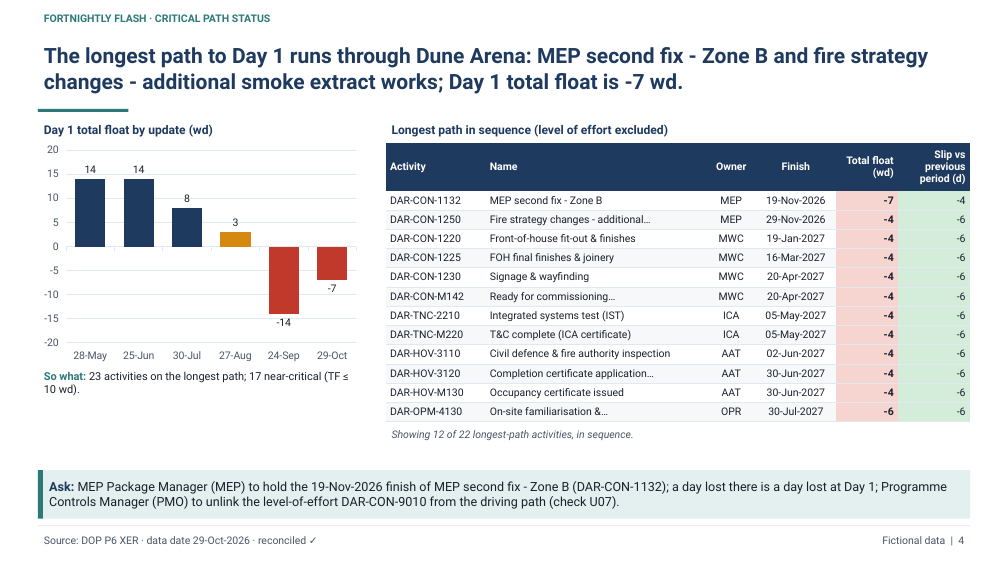
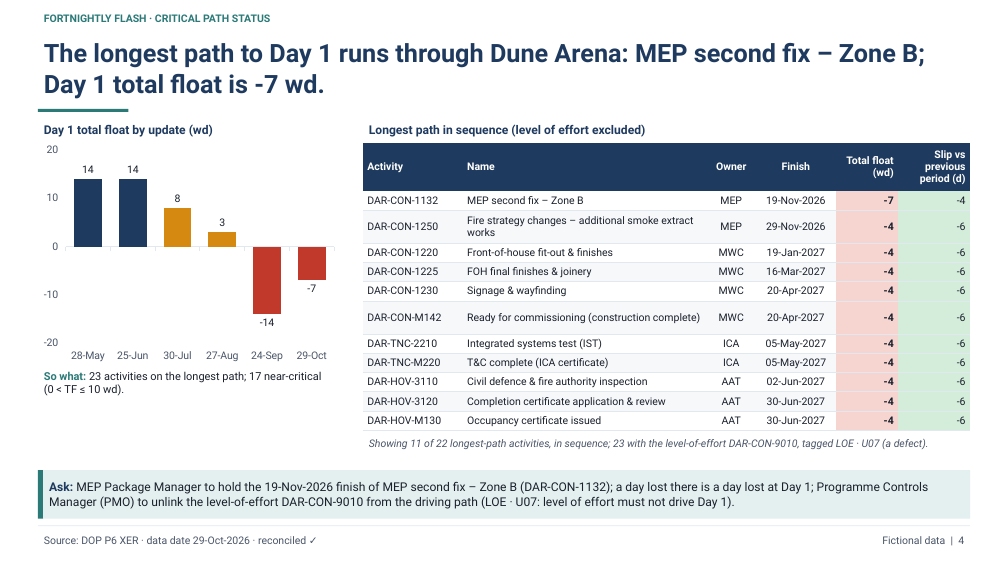
Before and after one commit to schedule-intelligence/destination-opening-programme, a slide deck: slide 4 of docs/downloads/DOP_fortnightly_flash_2026-10-29.pptx. Drawn at 1008x567 pixels with LibreOffice and Linux fonts; fonts in the diff are those of the drawing. Boxes give left, top, right and bottom in pixels: in the first picture for what was removed or moved away, otherwise in the second. Text is boxed around its words. In the diff, an @@ line names an element or a change of style, - is before the commit and + after.

```diff
--- a/docs/downloads/DOP_fortnightly_flash_2026-10-29.pptx
+++ b/docs/downloads/DOP_fortnightly_flash_2026-10-29.pptx
@@ text at [44, 43, 925, 99]: text changed; size 20 to 24 pt @@
-The longest path to Day 1 runs through Dune Arena: MEP second fix - Zone B and fire strategy changes - additional smoke extract works; Day 1 total float is -7 wd.
+The longest path to Day 1 runs through Dune Arena: MEP second fix – Zone B; Day 1 total float is -7 wd.
@@ text "Longest path in sequence (level ...": place and size @@
-text "Longest path in sequence (level ..." at [392, 124, 668, 137]
+text "Longest path in sequence (level ..." at [369, 124, 645, 137]
@@ column chart at [38, 140, 340, 367] @@
@@ colours of single points changed @@
@@ value axis changed @@
@@ column chart: place and size @@
-column chart at [38, 140, 363, 367]
+column chart at [38, 140, 340, 367]
@@ table at [363, 143, 970, 431] @@
-row 2: DAR-CON-1132 | MEP second fix - Zone B | MEP | 19-Nov-2026 | -7 | -4
-row 3: DAR-CON-1250 | Fire strategy changes - additional… | MEP | 29-Nov-2026 | -4 | -6
-row 4: DAR-CON-1220 | Front-of-house fit-out & finishes | MWC | 19-Jan-2027 | -4 | -6
-row 5: DAR-CON-1225 | FOH final finishes & joinery | MWC | 16-Mar-2027 | -4 | -6
-row 6: DAR-CON-1230 | Signage & wayfinding | MWC | 20-Apr-2027 | -4 | -6
-row 7: DAR-CON-M142 | Ready for commissioning… | MWC | 20-Apr-2027 | -4 | -6
-row 8: DAR-TNC-2210 | Integrated systems test (IST) | ICA | 05-May-2027 | -4 | -6
-row 9: DAR-TNC-M220 | T&C complete (ICA certificate) | ICA | 05-May-2027 | -4 | -6
-row 10: DAR-HOV-3110 | Civil defence & fire authority inspection | AAT | 02-Jun-2027 | -4 | -6
-row 11: DAR-HOV-3120 | Completion certificate application… | AAT | 30-Jun-2027 | -4 | -6
-row 12: DAR-HOV-M130 | Occupancy certificate issued | AAT | 30-Jun-2027 | -4 | -6
-row 13: DAR-OPM-4130 | On-site familiarisation &… | OPR | 30-Jul-2027 | -6 | -6
+row 2: DAR‑CON‑1132 | MEP second fix – Zone B | MEP | 19‑Nov‑2026 | -7 | -4
+row 3: DAR‑CON‑1250 | Fire strategy changes – additional smoke extract works | MEP | 29‑Nov‑2026 | -4 | -6
+row 4: DAR‑CON‑1220 | Front‑of‑house fit-out & finishes | MWC | 19‑Jan‑2027 | -4 | -6
+row 5: DAR‑CON‑1225 | FOH final finishes & joinery | MWC | 16‑Mar‑2027 | -4 | -6
+row 6: DAR‑CON‑1230 | Signage & wayfinding | MWC | 20‑Apr‑2027 | -4 | -6
+row 7: DAR‑CON‑M142 | Ready for commissioning (construction complete) | MWC | 20‑Apr‑2027 | -4 | -6
+row 8: DAR‑TNC‑2210 | Integrated systems test (IST) | ICA | 05‑May‑2027 | -4 | -6
+row 9: DAR‑TNC‑M220 | T&C complete (ICA certificate) | ICA | 05‑May‑2027 | -4 | -6
+row 10: DAR‑HOV‑3110 | Civil defence & fire authority inspection | AAT | 02‑Jun‑2027 | -4 | -6
+row 11: DAR‑HOV‑3120 | Completion certificate application & review | AAT | 30‑Jun‑2027 | -4 | -6
+row 12: DAR‑HOV‑M130 | Occupancy certificate issued | AAT | 30‑Jun‑2027 | -4 | -6
@@ table: place and size @@
-table at [386, 143, 970, 422]
+table at [363, 143, 970, 431]
@@ text at [44, 371, 321, 395]: text changed @@
-So what: 23 activities on the longest path; 17 near-critical (TF ≤ 10 wd).
+So what: 23 activities on the longest path; 17 near-critical (0 < TF ≤ 10 wd).
@@ text at [369, 439, 929, 449]: text changed @@
-Showing 12 of 22 longest-path activities, in sequence.
+Showing 11 of 22 longest-path activities, in sequence; 23 with the level‑of‑effort DAR‑CON‑9010, tagged LOE · U07 (a defect).
@@ text in rectangle at [49, 481, 928, 509]: text changed; size 12 to 11.5 pt @@
-Ask: MEP Package Manager (MEP) to hold the 19-Nov-2026 finish of MEP second fix - Zone B (DAR-CON-1132); a day lost there is a day lost at Day 1; Programme Controls Manager (PMO) to unlink the level-of-effort DAR-CON-9010 from the driving path (check U07).
+Ask: MEP Package Manager to hold the 19‑Nov‑2026 finish of MEP second fix – Zone B (DAR‑CON‑1132); a day lost there is a day lost at Day 1; Programme Controls Manager (PMO) to unlink the level‑of‑effort DAR‑CON‑9010 from the driving path (LOE · U07: level of effort must not drive Day 1).
```
Also in this commit, not shown: 5 other slides changed, 37 other files.
